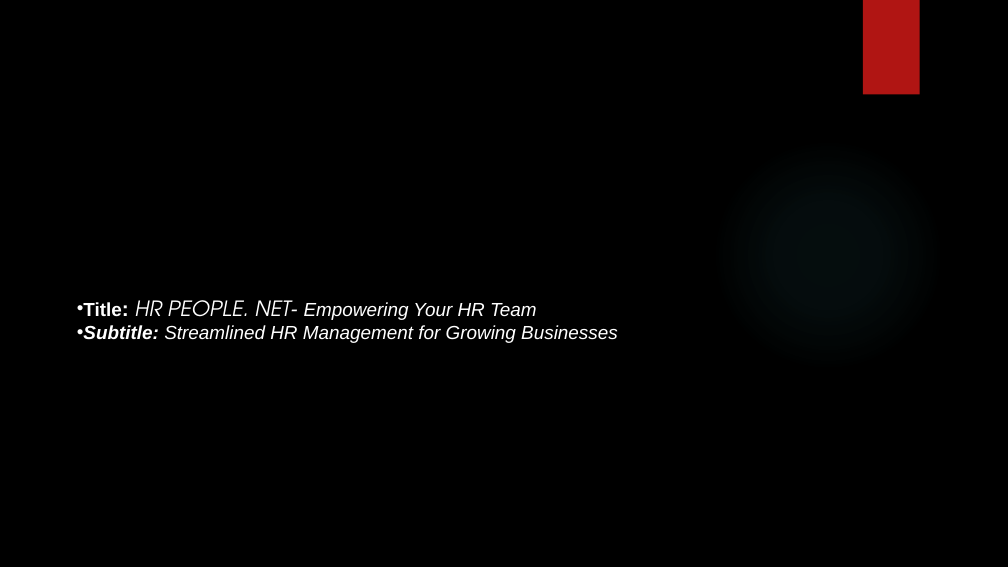
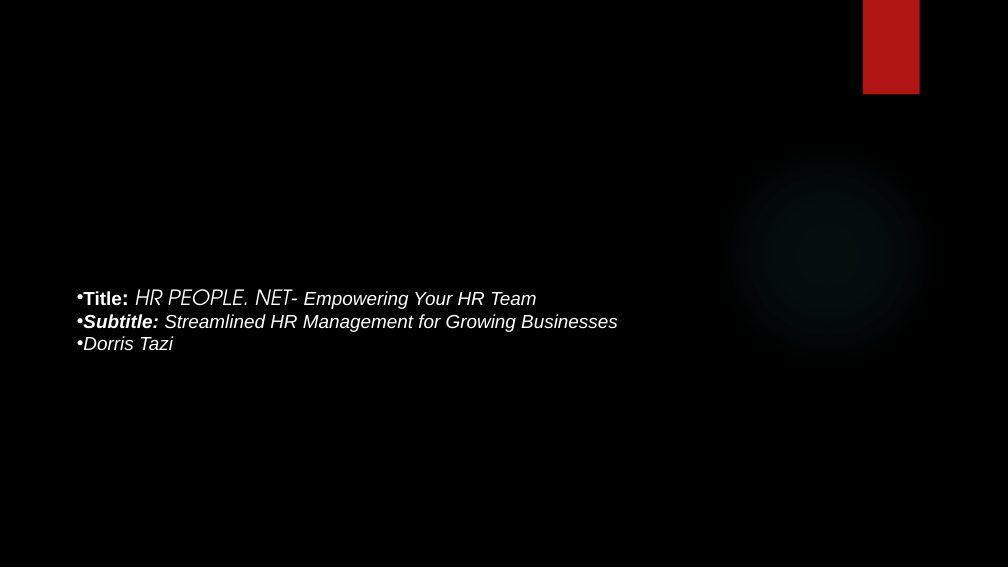
Before and after one commit to dorist12/Dorris-HR_SYSTEM, a slide deck: slide 1 of dorris hr system.pptm. Drawn at 1008x567 pixels with LibreOffice and Linux fonts; fonts in the diff are those of the drawing; background and template pictures are left out. Boxes give left, top, right and bottom in pixels: in the first picture for what was removed or moved away, otherwise in the second. Text is boxed around its words. In the diff, an @@ line names an element or a change of style, - is before the commit and + after.

```diff
--- a/dorris hr system.pptm
+++ b/dorris hr system.pptm
@@ text "Title: HR PEOPLE. NET- Empowering ...": place and size @@
-text "Title: HR PEOPLE. NET- Empowering ..." at [83,300,618,343]
+text "Title: HR PEOPLE. NET- Empowering ..." at [83,289,618,351]
@@ text at [83,336,173,351]: paragraph added @@
+• Dorris Tazi
```
Also in this commit, not shown: 2 slides added.
